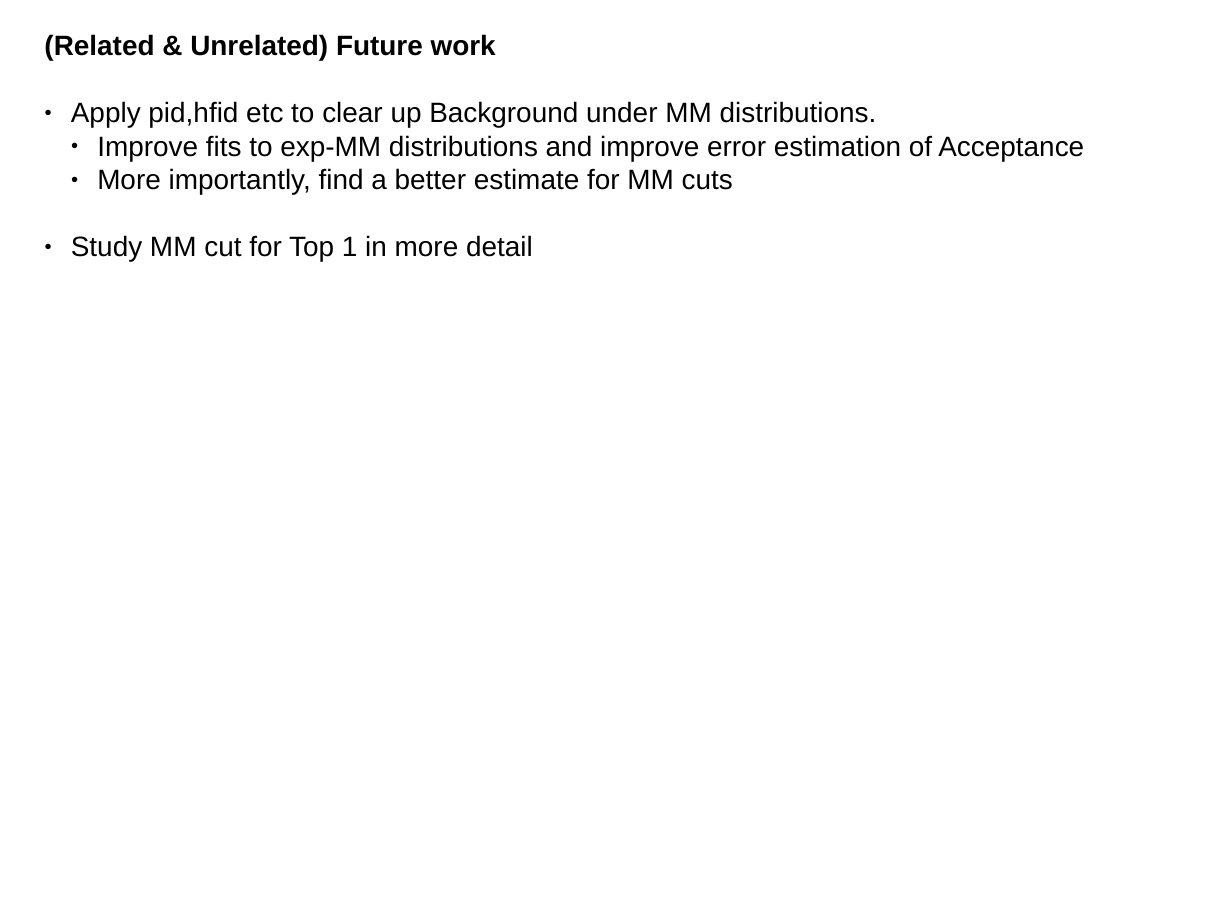
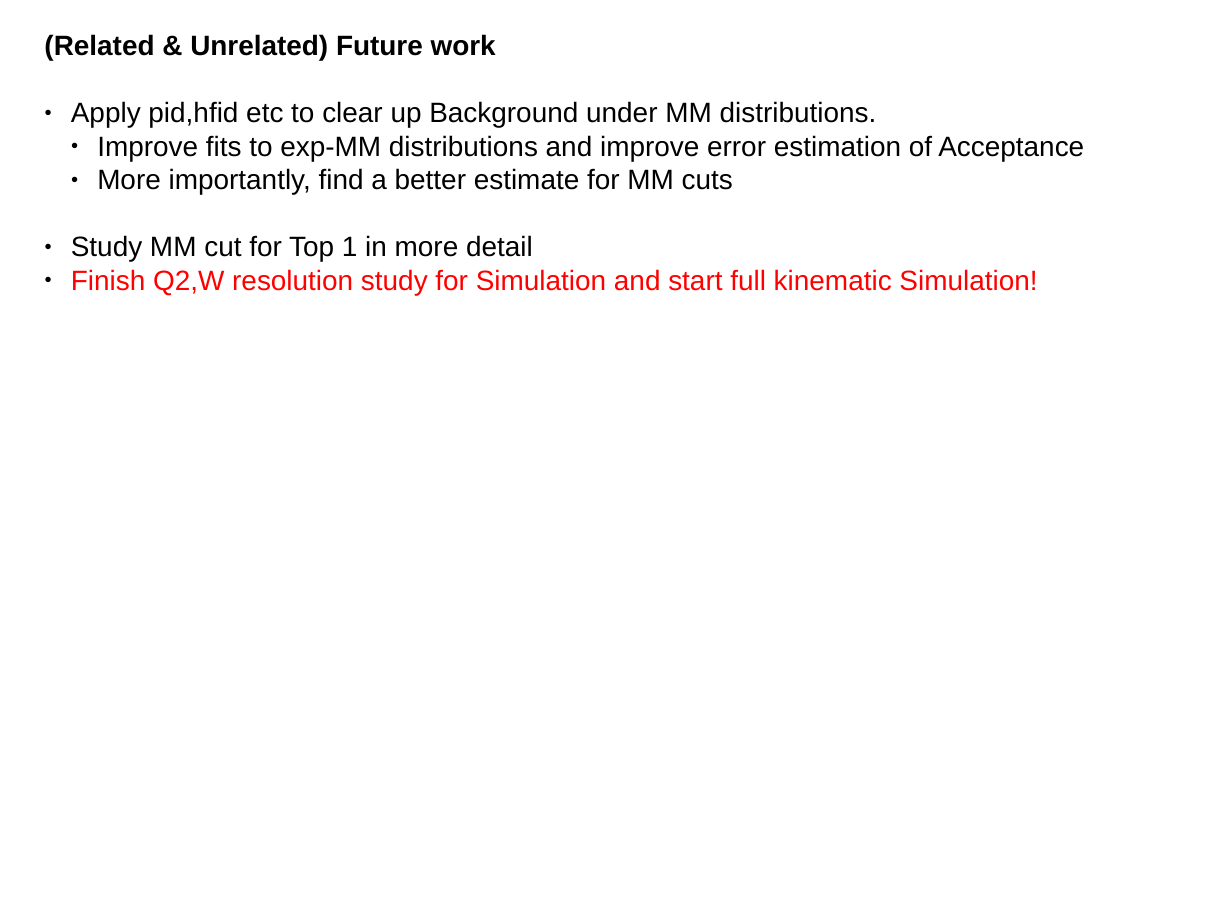
Before and after one commit to arjun-trivedi/ana2pi, a slide deck: slide 5 of notes/mtg-012714.odp. Drawn at 1232x924 pixels with LibreOffice and Linux fonts; fonts in the diff are those of the drawing. Boxes give left, top, right and bottom in pixels: in the first picture for what was removed or moved away, otherwise in the second. Text is boxed around its words. In the diff, an @@ line names an element or a change of style, - is before the commit and + after.

```diff
--- a/notes/mtg-012714.odp
+++ b/notes/mtg-012714.odp
@@ text at <box>71,269,1037,295</box>: paragraph added @@
+● Finish Q2,W resolution study for Simulation and start full kinematic Simulation!
```
Also in this commit, not shown: 2 other slides changed.
